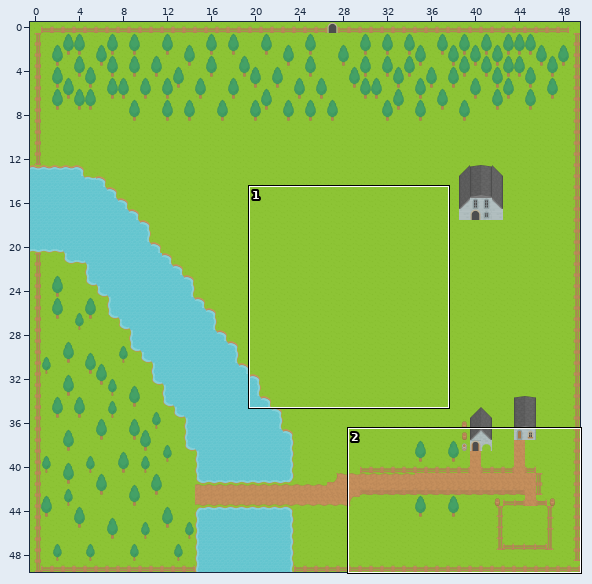
Level history. Tiled map: assets/tilemap/SummerQuest.tmx. The picture above shows the old version from afar; the outline marks the close-up.
Close-up. The starting point:
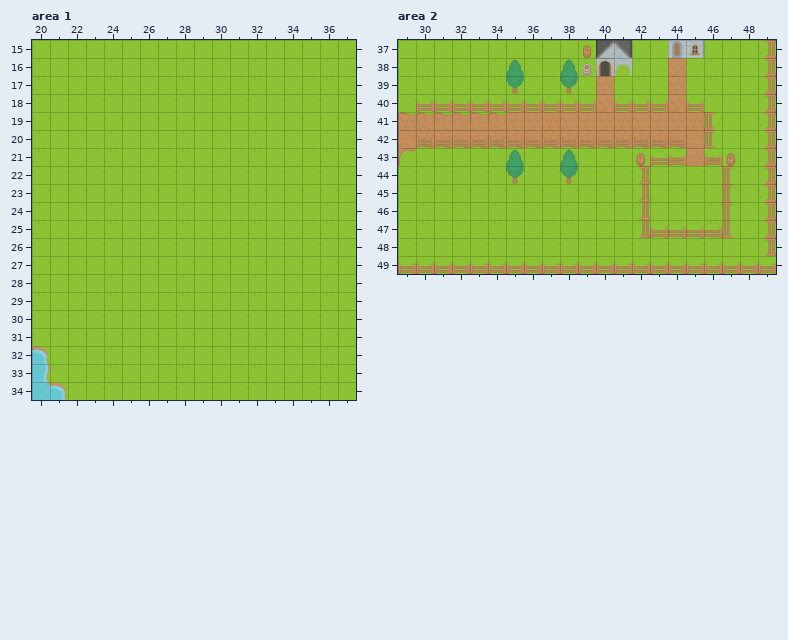
Cells are 64x64 px. Shown: area 1 x 20..37, y 15..34; area 2 x 29..49, y 37..49. The commit also changed other parts of the map, which this record leaves out.
The result:
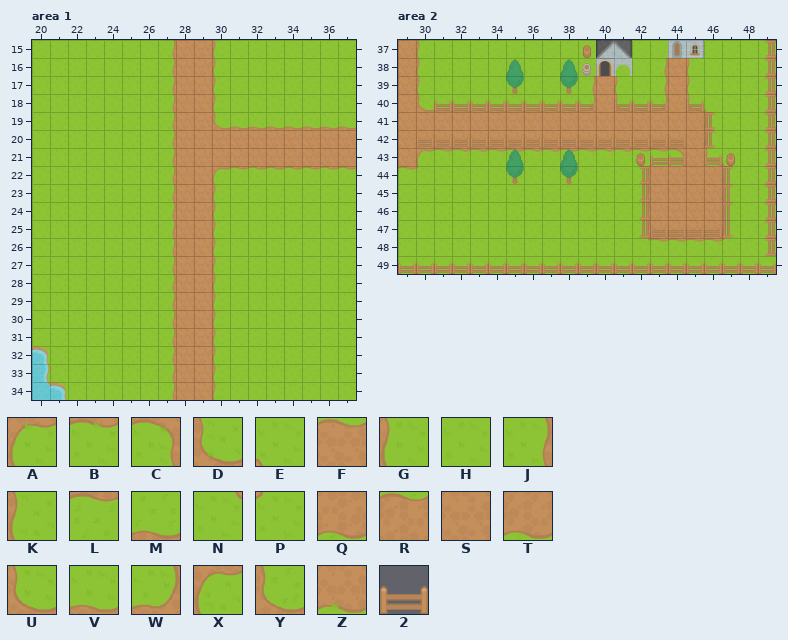
Key: from "RPGpack_sheet": A 0, B 1, C 2, D 2 turned 180, E 4, F 6, G 20, H 21, J 22, K 22 turned 180, L 22 turned 270, M 22 turned 90, N 23, P 24, Q 25 turned 270, R 25 turned 90, S 26, T 27 turned 90, U 40, V 41, W 42, X 42 turned 180, Y 42 turned 90, Z 46, 2 246.
_ is an empty cell.
Changes in this commit:
Layer "floor", area 1:
y 15..18: x 27..30 HHHH -> JSSK
y 19: x 27..37 HHHHHHHHHHH -> JSSYMMMMMMM
y 20..21: x 27..37 HHHHHHHHHHH -> JSSSSSSSSSS
y 22: x 27..37 HHHHHHHHHHH -> JSSXLLLLLLL
y 23..34: x 27..30 HHHH -> JSSK
Layer "floor", area 2:
y 37: x 29..30 HH -> SK
y 38: x 29..30 HH -> SK; x 43 H -> J; x 45 H -> G
y 39: x 29..30 HH -> SK; x 39 H -> J; x 41 H -> G; x 43 H -> J; x 45 H -> G
y 40: x 29..39 HHHHHHHHHHH -> SDVVVVVVVVW; x 41..43 HHH -> UVW; x 45..46 HH -> UE
y 41: x 29..34 FRRRRR -> SSSSSS; x 46 H -> G
y 42: x 30..44 ZQQQQTTTTTTTTTT -> SSSSSSSSSSSSSSS; x 46 H -> G
y 43: x 29..44 XHHHHHHHHHHHHHHH -> SABBBBBBBBBBBBBC; x 46..47 HH -> GE
y 44: x 29..30 HH -> BP; x 42..47 HHHHHH -> JSSSSG
y 45..47: x 42..47 HHHHHH -> JSSSSG
y 48: x 42..47 HHHHHH -> NBBBBP
Layer "destructable", area 2:
y 40: x 30 2 -> _
Changed places in both close-ups, as pixel boxes (x1, y1, x2, y2):
changed: (172, 40, 356, 400)
changed: (398, 40, 725, 242)
